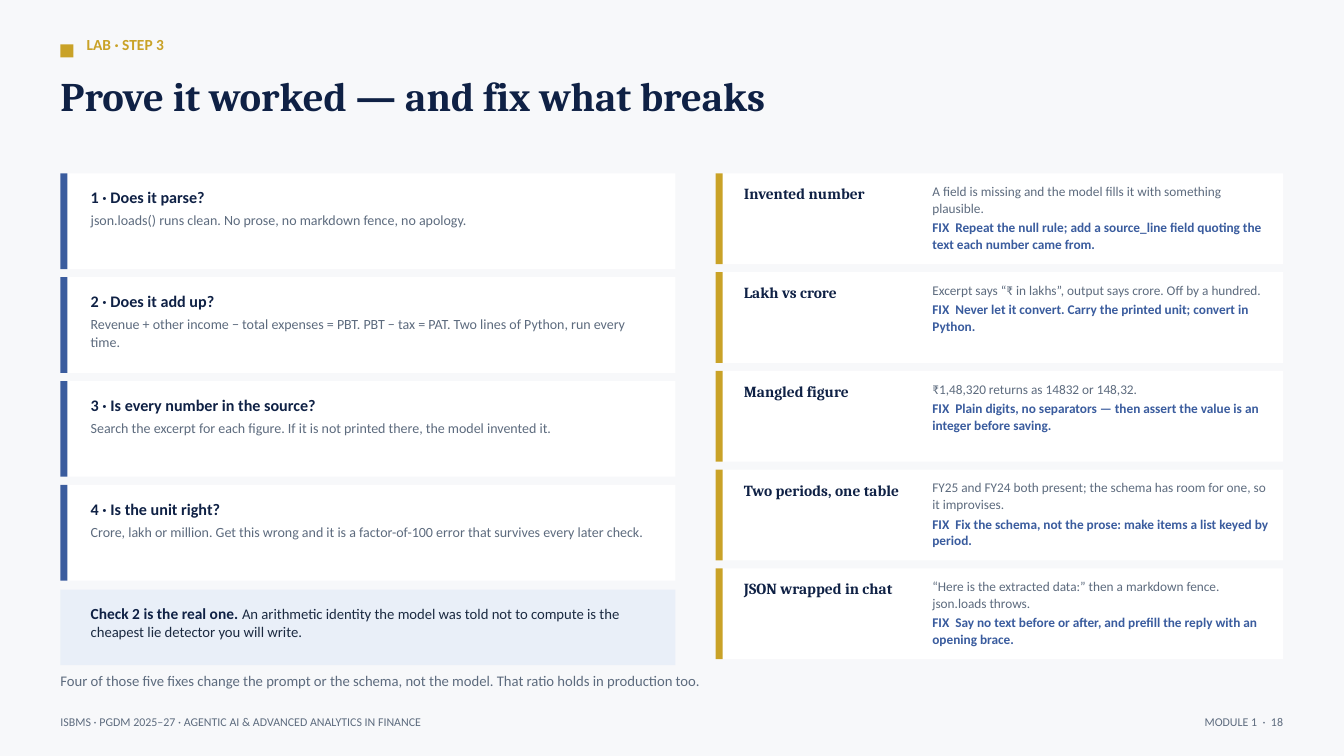
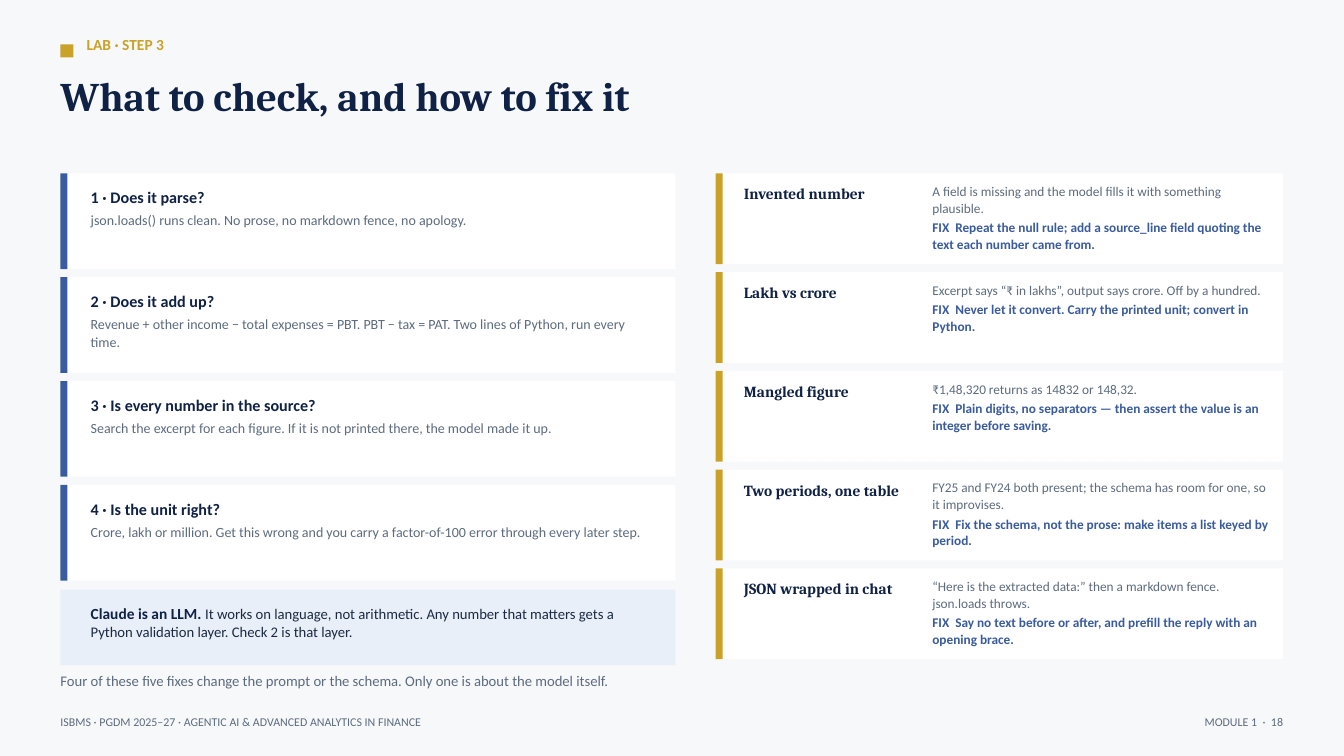
Before and after one commit to tejasgjadhav/AIFINANCE, a slide deck: slide 18 of slides/Module-01-Foundations-of-Agentic-AI.pptx. Drawn at 1344x756 pixels with LibreOffice and Linux fonts; fonts in the diff are those of the drawing. Boxes give left, top, right and bottom in pixels: in the first picture for what was removed or moved away, otherwise in the second. Text is boxed around its words. In the diff, an @@ line names an element or a change of style, - is before the commit and + after.

```diff
--- a/slides/Module-01-Foundations-of-Agentic-AI.pptx
+++ b/slides/Module-01-Foundations-of-Agentic-AI.pptx
@@ text at (60,82,629,117): text changed @@
-Prove it worked — and fix what breaks
+What to check, and how to fix it
@@ text at (91,423,551,436): text changed @@
-Search the excerpt for each figure. If it is not printed there, the model invented it.
+Search the excerpt for each figure. If it is not printed there, the model made it up.
@@ text at (91,527,641,540): text changed @@
-Crore, lakh or million. Get this wrong and it is a factor-of-100 error that survives every later check.
+Crore, lakh or million. Get this wrong and you carry a factor-of-100 error through every later step.
@@ text at (91,608,614,640): text changed @@
-Check 2 is the real one. An arithmetic identity the model was told not to compute is the cheapest lie detector you will write.
+Claude is an LLM. It works on language, not arithmetic. Any number that matters gets a Python validation layer. Check 2 is that layer.
@@ text at (60,676,608,689): text changed @@
-Four of those five fixes change the prompt or the schema, not the model. That ratio holds in production too.
+Four of these five fixes change the prompt or the schema. Only one is about the model itself.
```
Also in this commit, not shown: 12 other slides changed, 3 other files.
